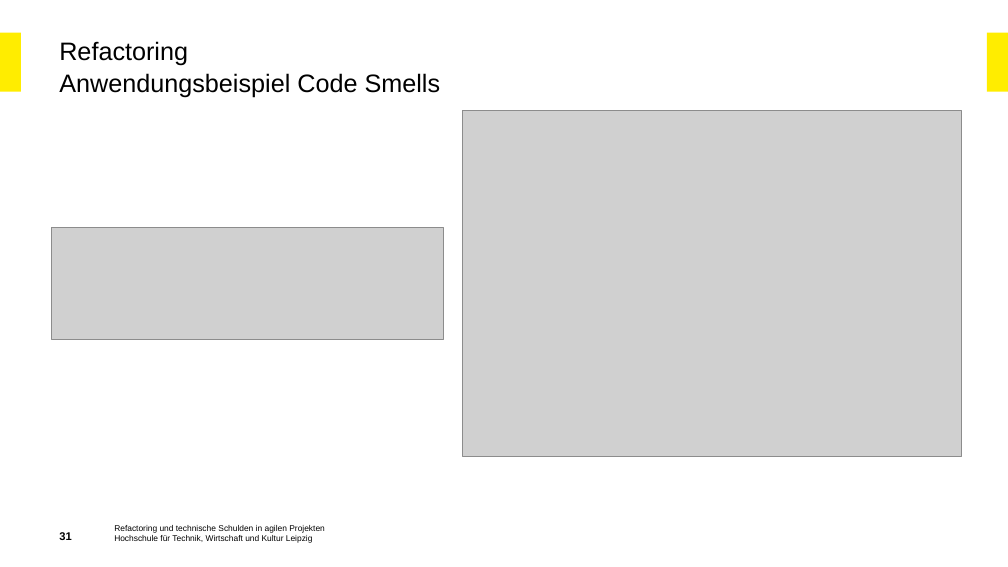
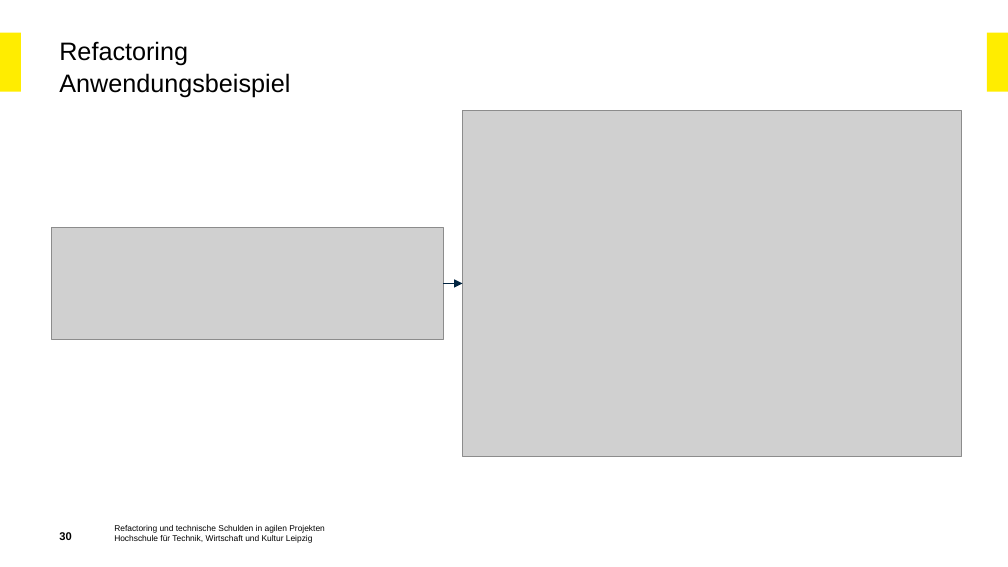
Before and after one commit to Beleg-03-Technische-Schulden/Abgabe, a slide deck: slide 30 of Beleg-03_Präsentation.pptx (slide 31 before the commit). Drawn at 1008x567 pixels with LibreOffice and Linux fonts; fonts in the diff are those of the drawing; grey boxes stand for pictures; background and template pictures are left out. Boxes give left, top, right and bottom in pixels: in the first picture for what was removed or moved away, otherwise in the second. Text is boxed around its words. In the diff, an @@ line names an element or a change of style, - is before the commit and + after.

```diff
--- a/Beleg-03_Präsentation.pptx
+++ b/Beleg-03_Präsentation.pptx
@@ title at (x1=59, y1=73, x2=290, y2=98): text changed @@
-Anwendungsbeispiel Code Smells
+Anwendungsbeispiel
@@ arrow added from (444, 283) to (463, 283), #022541 0.75 pt @@
@@ page number at (x1=59, y1=531, x2=71, y2=542): text changed @@
-31
+30
```
Also in this commit, not shown: 13 other slides changed, 1 slide added, 2 slides removed.
